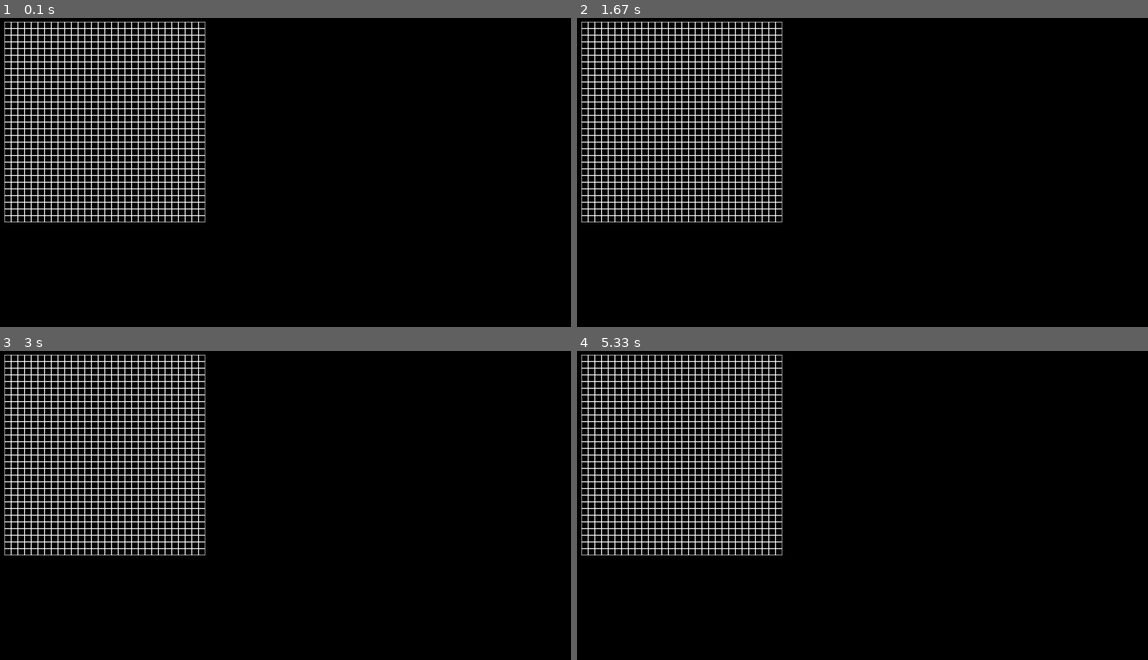
Above: before the commit, frames 1-4 (two rows, left to right).
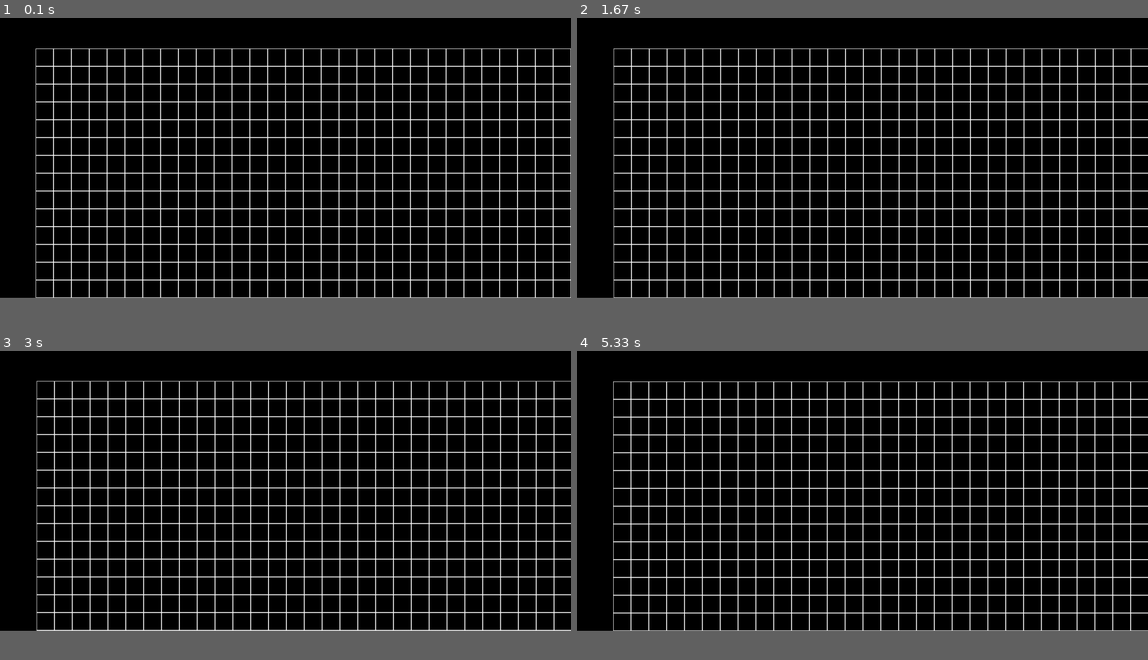
Above: after the commit, the same moments.

Repository: lusipusik/PyGameLife
Game: pygame game, started from game/main.py
Same seed, same stepped clock (60 frames per second), same inputs: the game is played once before the commit and once after it.
Inputs (mouse positions are in pixels of both pictures, inside the frame that each line leads up to):
- Up to frame 1 (0.1 s): no input
- Up to frame 2 (1.67 s): hold Space 0.33-0.8 s; hold D 0.33-0.8 s; click (1045, 150) at 0.88 s; hold D 1.17-1.63 s
- Up to frame 3 (3 s): hold W 1.67-1.97 s; hold D 2-2.47 s; hold A from 2.5 s (still down)
- Up to frame 4 (5.33 s): release A at 3.03 s; hold S 3.07-3.37 s; hold A 3.4-3.8 s; hold W 3.83-4.2 s; hold D 4.23-4.87 s; hold S 4.9-5.27 s; hold A from 5.3 s (still down)
In our replay, the window is 900x488 before the commit and 900x442 after it. These sizes can differ from the game's own. Grey fills any space a smaller window leaves; there, only what the larger window draws over its background counts as a difference.

The runs differ from the first frame. In frame 1, 18% of the frame differs, in the area x 0-100%, y 1-91%; in frame 2, 19%; in frame 3, 19%; in frame 4, 19%.

Commit message:
двидение начало

Diff:
--- a/game/Board1.py
+++ b/game/Board1.py
@@ -17,11 +17,11 @@
         self.cell_size = 0
         self.set_view(left, top, cell_size)
 
-    def render(self, screen):
+    def render(self, screen, xmove, ymove):
         for y in range(self.height):
             for x in range(self.width):
                 pygame.draw.rect(screen, pygame.Color(255, 255, 255),
-                                 (x * self.cell_size + self.left, y * self.cell_size + self.top,
+                                 (x * self.cell_size + self.left + xmove, y * self.cell_size + self.top + ymove,
                                   self.cell_size,
                                   self.cell_size), 1)
 
--- a/game/Life1.py
+++ b/game/Life1.py
@@ -10,19 +10,19 @@
     def on_click(self, cell):
         self.board[cell[1]][cell[0]] = (self.board[cell[1]][cell[0]] + 1) % 2
 
-    def render(self, screen):
+    def render(self, screen, xmove, ymove):
         for y in range(self.height):
             for x in range(self.width):
                 if self.board[y][x]:
                     # живые клетки рисуем зелеными
                     pygame.draw.rect(screen, pygame.Color("green"),
-                                     (x * self.cell_size + self.left, y * self.cell_size + self.top,
+                                     (x * self.cell_size + self.left + xmove, y * self.cell_size + self.top + ymove,
                                       self.cell_size,
                                       self.cell_size))
-                pygame.draw.rect(screen, pygame.Color(255, 255, 255),
-                                 (x * self.cell_size + self.left, y * self.cell_size + self.top,
-                                  self.cell_size,
-                                  self.cell_size), 1)
+#                pygame.draw.rect(screen, pygame.Color(255, 255, 255),
+ #                                (x * self.cell_size + self.left + x, y * self.cell_size + self.top + ymove,
+ #                                 self.cell_size,
+ #                                 self.cell_size), 1)
 
     def next_move(self):
         tmp_board = copy.deepcopy(self.board)
--- a/game/main.py
+++ b/game/main.py
@@ -1,6 +1,7 @@
 import pygame
 import tkinter as tk
 from Life1 import Life
+from Board1 import Board
 
 
 def main():
@@ -9,26 +10,35 @@
     monitors_width = root.winfo_screenwidth()
     monitors_height = root.winfo_screenheight()
     root.destroy()
-    screen = pygame.display.set_mode((monitors_width, monitors_height - 25))
+    screen = pygame.display.set_mode((monitors_width, monitors_height - 90))
     clock = pygame.time.Clock()
     pygame.display.set_caption('Игра «Жизнь»')
-
-    board = Life(30, 30, 10, 10, 15)
+    brd = Board(60, 30, 80, 70, 40)
+    board = Life(60, 30, 80, 70, 40)
 
     # Включено ли обновление поля
     time_on = False
     ticks = 0
     speed = 10
-
+    xmove = 0
+    ymove = 0
     running = True
 
     while running:
         for event in pygame.event.get():
             if event.type == pygame.QUIT:
                 running = False
+            if event.type == pygame.KEYDOWN and event.key == pygame.K_d:
+                xmove = xmove + 1
+            if event.type == pygame.KEYDOWN and event.key == pygame.K_a:
+                xmove = xmove - 1
+            if event.type == pygame.KEYDOWN and event.key == pygame.K_s:
+                ymove = ymove + 1
+            if event.type == pygame.KEYDOWN and event.key == pygame.K_w:
+                ymove = ymove - 1
             if event.type == pygame.MOUSEBUTTONDOWN and event.button == 1:
                 board.get_click(event.pos)
-            if event.type == pygame.KEYDOWN and event.key == pygame.K_SPACE or event.type == pygame.MOUSEBUTTONDOWN and event.button == 3:
+            if event.type == pygame.KEYDOWN and event.key == pygame.K_SPACE:
                 time_on = not time_on
             if event.type == pygame.MOUSEBUTTONDOWN and event.button == 4:
                 speed += 1
@@ -36,7 +46,9 @@
                 speed -= 1
 
         screen.fill((0, 0, 0))
-        board.render(screen)
+        board.render(screen, xmove, ymove)
+        print(ymove, xmove)
+        brd.render(screen, xmove, ymove)
         if ticks >= speed:
             if time_on:
                 board.next_move()
